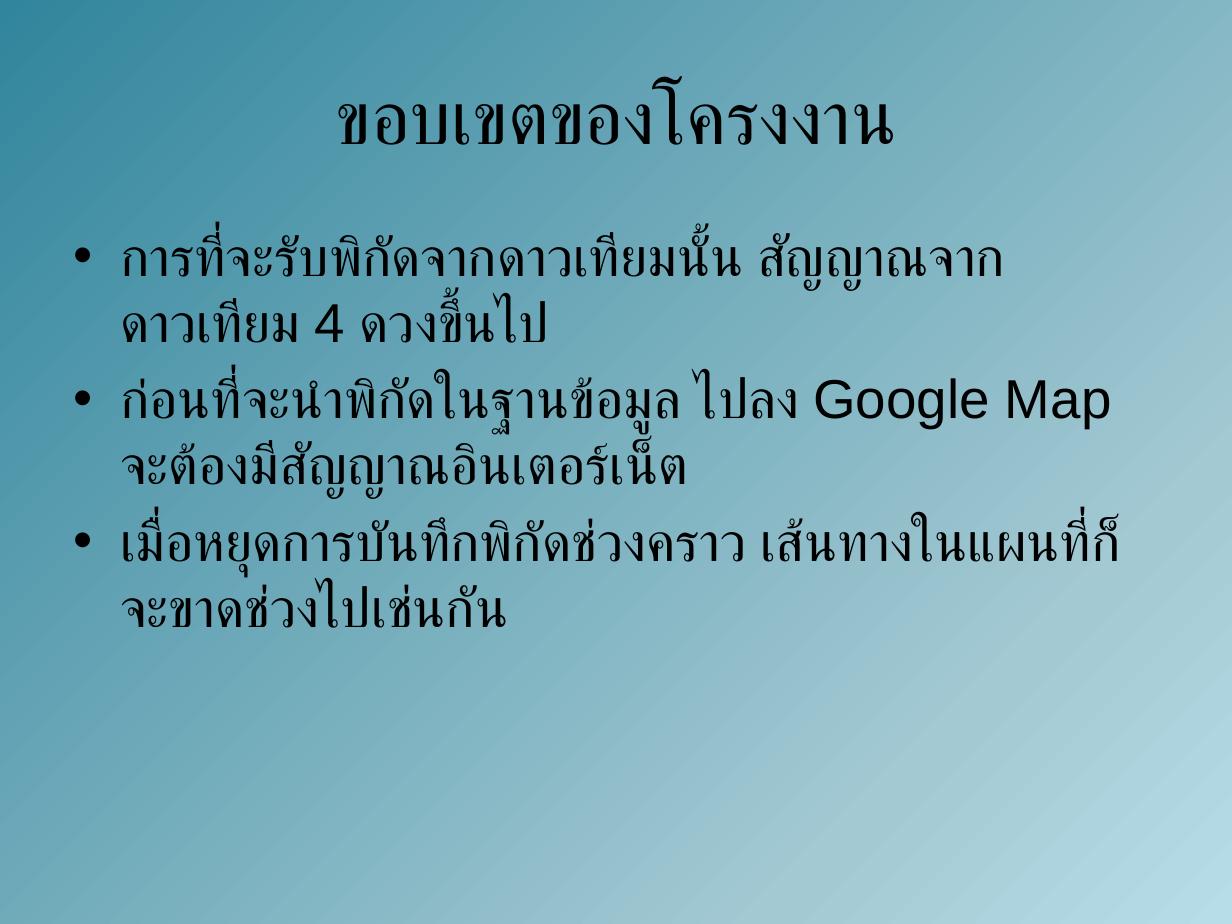
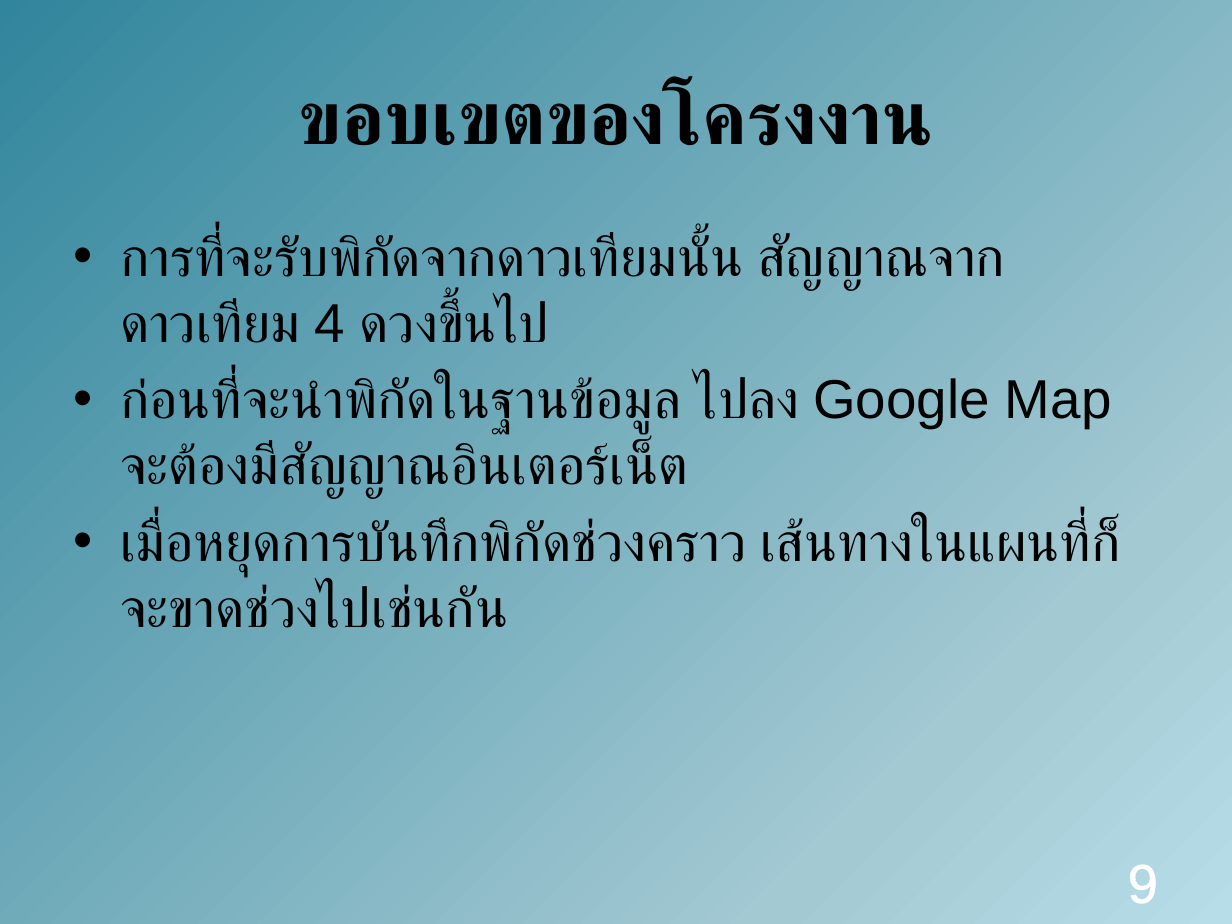
Before and after one commit to amfeelgood/Senior_Project, a slide deck: slide 9 of Doc/ProjectPresentation1.pptx (slide 7 before the commit). Drawn at 1232x924 pixels with LibreOffice and Linux fonts; fonts in the diff are those of the drawing. Boxes give left, top, right and bottom in pixels: in the first picture for what was removed or moved away, otherwise in the second. Text is boxed around its words. In the diff, an @@ line names an element or a change of style, - is before the commit and + after.

```diff
--- a/Doc/ProjectPresentation1.pptx
+++ b/Doc/ProjectPresentation1.pptx
@@ title "ขอบเขตของโครงงาน" at (299,85,934,145): bold on @@
@@ page number added at (1128,864,1158,904), 32 pt, text #FFFFFF @@
+9
```
Also in this commit, not shown: 15 other slides changed, 3 slides added, 1 slide removed.
